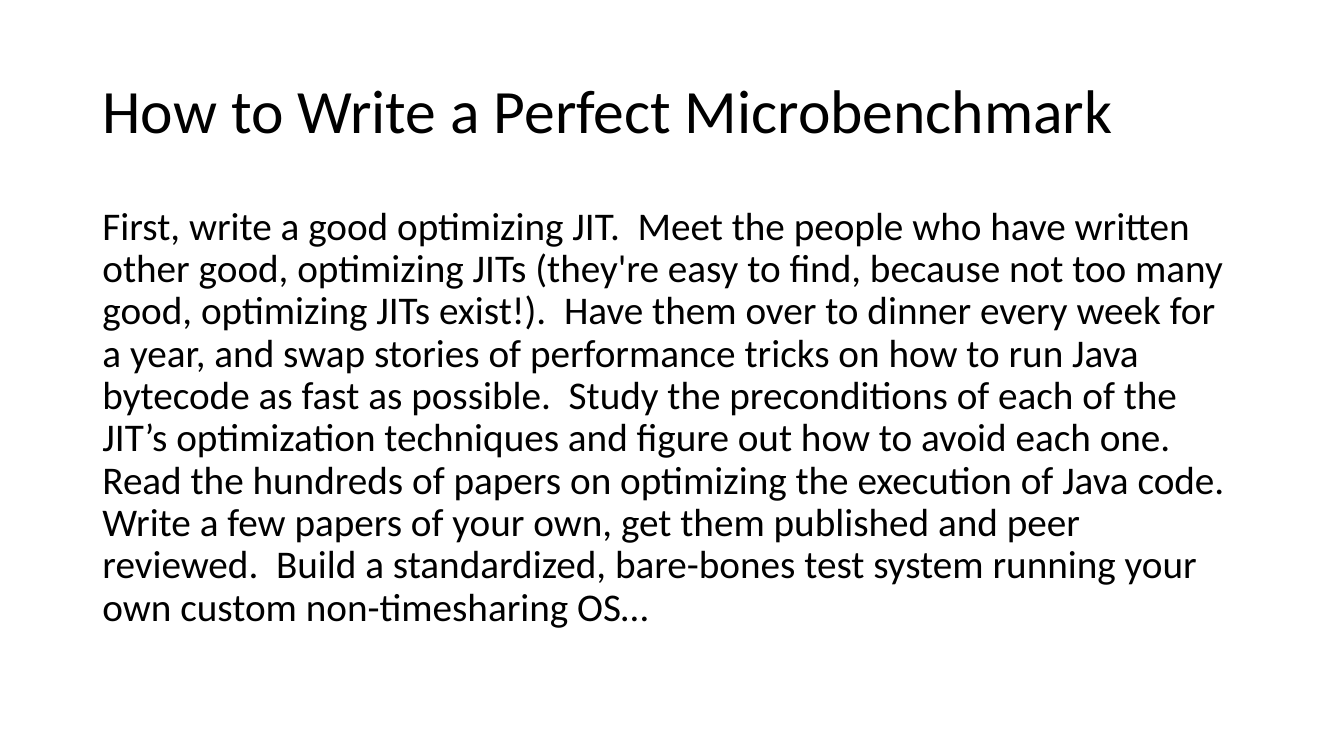
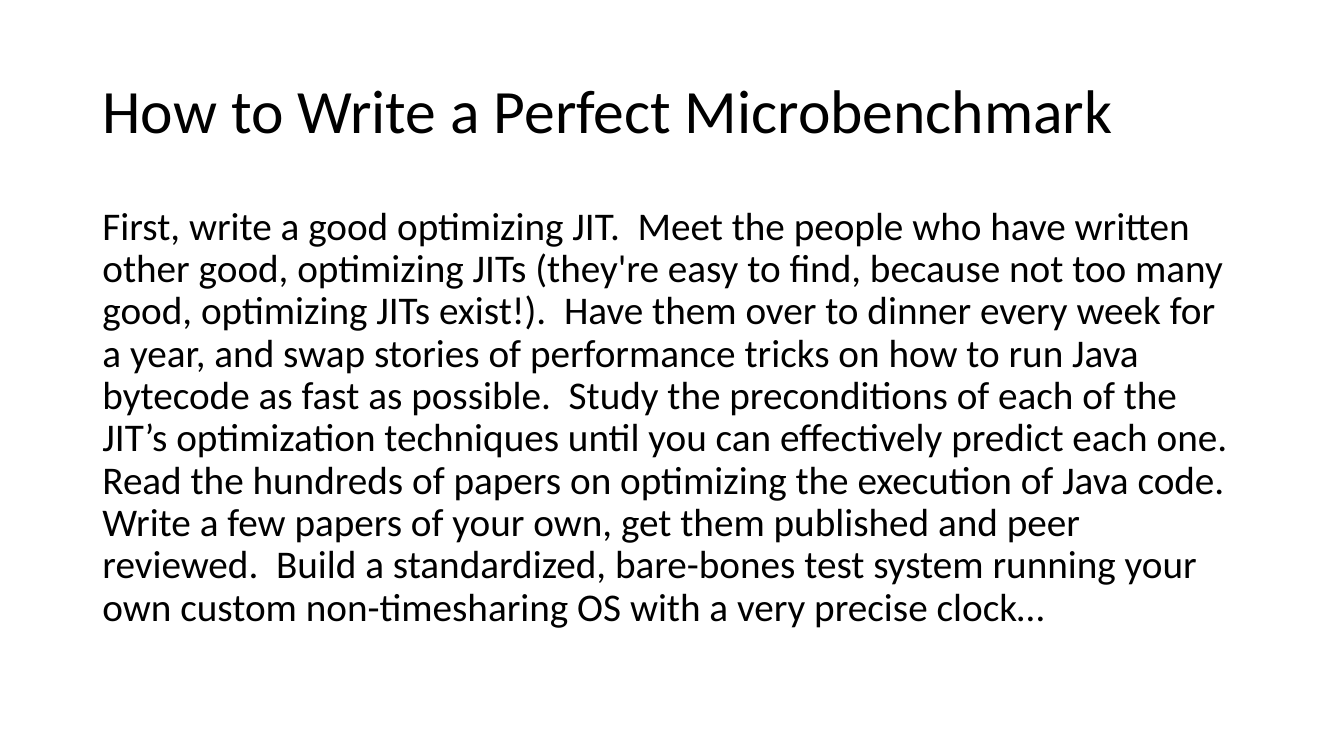
Before and after one commit to tresat/JMH-Presentation, a slide deck: slide 15 of doc/slides.pptx (slide 13 before the commit). Drawn at 1344x756 pixels with LibreOffice and Linux fonts; fonts in the diff are those of the drawing. Boxes give left, top, right and bottom in pixels: in the first picture for what was removed or moved away, otherwise in the second. Text is boxed around its words. In the diff, an @@ line names an element or a change of style, - is before the commit and + after.

```diff
--- a/doc/slides.pptx
+++ b/doc/slides.pptx
@@ text at (102, 212, 1228, 628): text changed @@
-First, write a good optimizing JIT. Meet the people who have written other good, optimizing JITs (they're easy to find, because not too many good, optimizing JITs exist!). Have them over to dinner every week for a year, and swap stories of performance tricks on how to run Java bytecode as fast as possible. Study the preconditions of each of the JIT’s optimization techniques and figure out how to avoid each one. Read the hundreds of papers on optimizing the execution of Java code. Write a few papers of your own, get them published and peer reviewed. Build a standardized, bare-bones test system running your own custom non-timesharing OS…
+First, write a good optimizing JIT. Meet the people who have written other good, optimizing JITs (they're easy to find, because not too many good, optimizing JITs exist!). Have them over to dinner every week for a year, and swap stories of performance tricks on how to run Java bytecode as fast as possible. Study the preconditions of each of the JIT’s optimization techniques until you can effectively predict each one. Read the hundreds of papers on optimizing the execution of Java code. Write a few papers of your own, get them published and peer reviewed. Build a standardized, bare-bones test system running your own custom non-timesharing OS with a very precise clock…
```
Also in this commit, not shown: 18 other slides changed, 6 slides added, 5 slides removed, 11 other files.
